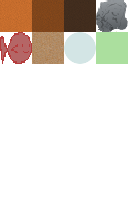
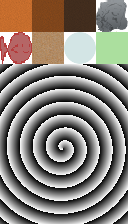
Before/after of a 128 × 224 layered artwork. What changed in the layer stack:
painted on "Background" over [left=0, top=64, right=128, bottom=224]
